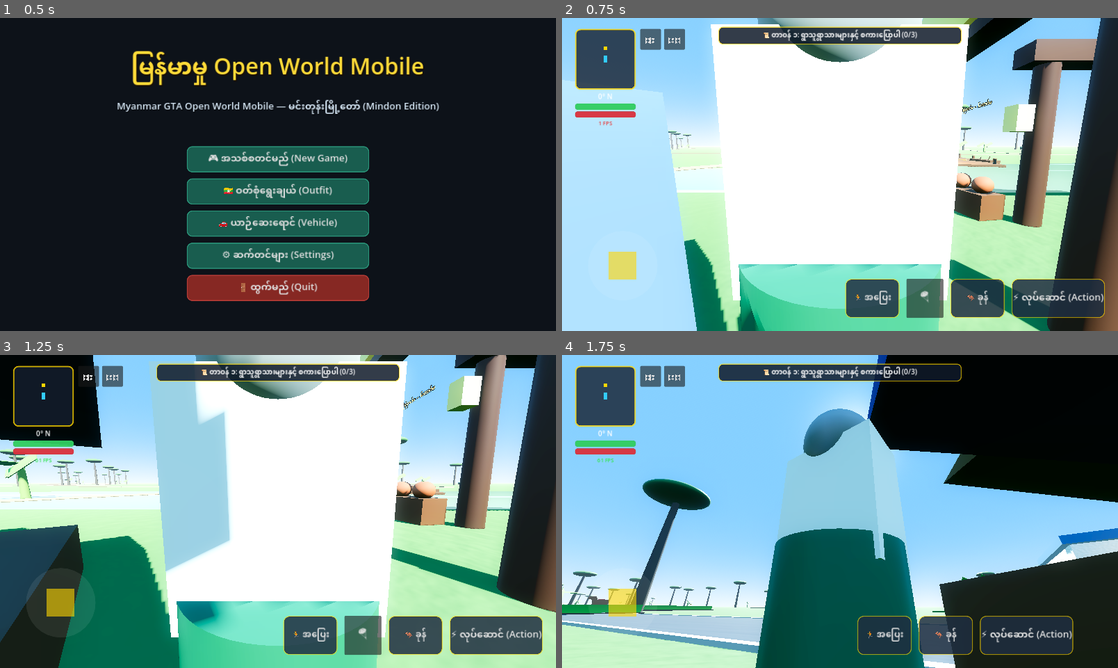
Above: before the commit, frames 1-4 (two rows, left to right).
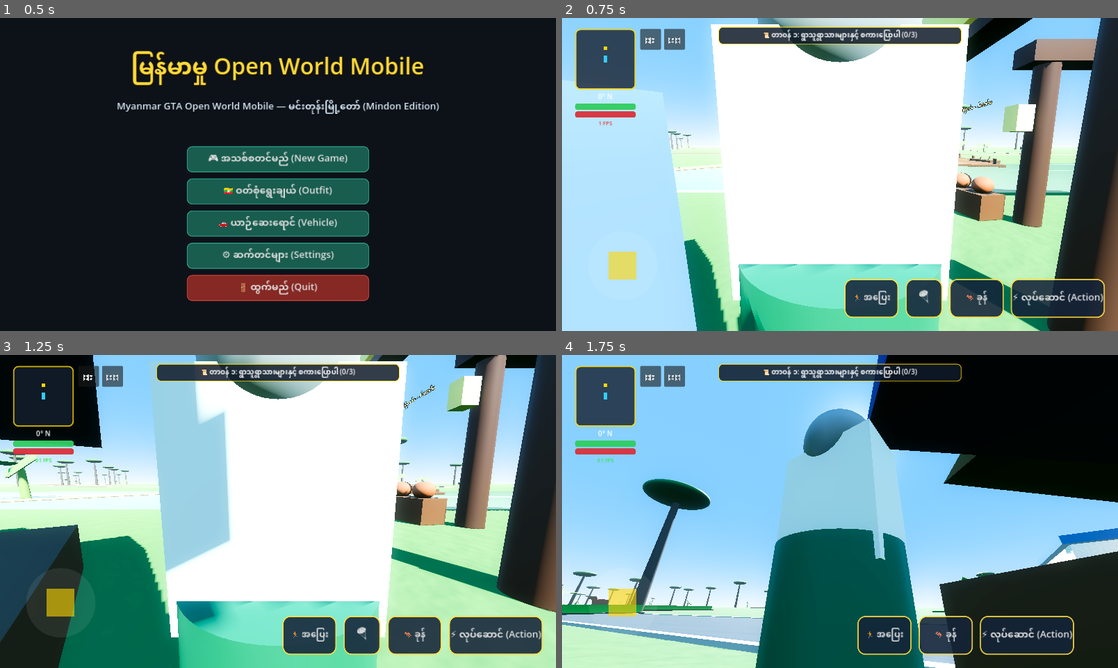
Above: after the commit, the same moments.

Repository: sudohlaingwin/gta-open-world
Game: Godot game, scene res://scenes/main_menu.tscn
The game is run twice, just before and just after one commit, with the same random seed, the same clock (stepped at 60 frames per second) and the same inputs.
Inputs (mouse positions are in pixels of both pictures, inside the frame that each line leads up to):
- Up to frame 1 (0.5 s): no input
- Up to frame 2 (0.75 s): click "🎮 အသစ်စတင်မည် (New Game)" at 0.5 s
- Up to frame 3 (1.25 s): no input
- Up to frame 4 (1.75 s): drag from (628, 611) to (895, 442) at 1.27 s

Frame 1 is identical in both runs. In frame 2, 1.7% of the frame differs, in the area x 50-98%, y 83-96%; in frame 3, 1.6%; in frame 4, 0.7%.

Commit message:
Slice 202: PUBG mobile touch HUD control cluster & glassmorphism styling overhaul

Diff:
--- a/scenes/mobile_touch_hud.tscn
+++ b/scenes/mobile_touch_hud.tscn
@@ -94,16 +94,16 @@
 corner_radius_bottom_left = 80
 
 [sub_resource type="StyleBoxFlat" id="StyleBoxFlat_btn"]
-bg_color = Color(0.12, 0.18, 0.25, 0.85)
-border_width_left = 2
-border_width_top = 2
-border_width_right = 2
-border_width_bottom = 2
-border_color = Color(1, 0.84, 0, 0.6)
-corner_radius_top_left = 14
-corner_radius_top_right = 14
-corner_radius_bottom_right = 14
-corner_radius_bottom_left = 14
+bg_color = Color(0.08, 0.14, 0.22, 0.88)
+border_width_left = 3
+border_width_top = 3
+border_width_right = 3
+border_width_bottom = 3
+border_color = Color(1.0, 0.86, 0.25, 0.85)
+corner_radius_top_left = 18
+corner_radius_top_right = 18
+corner_radius_bottom_right = 18
+corner_radius_bottom_left = 18
 
 [sub_resource type="StyleBoxFlat" id="StyleBoxFlat_pause"]
 bg_color = Color(0.08, 0.1, 0.14, 0.95)
@@ -460,7 +460,8 @@
 [node name="ChuteBtn" type="Button" parent="ActionContainer"]
 custom_minimum_size = Vector2(85, 85)
 layout_mode = 2
-theme_override_font_sizes/font_size = 24
+theme_override_font_sizes/font_size = 28
+theme_override_styles/normal = SubResource("StyleBoxFlat_btn")
 text = "🪂"
 
 [node name="JumpBtn" type="Button" parent="ActionContainer"]
Not shown, changed: COLLAB.md
